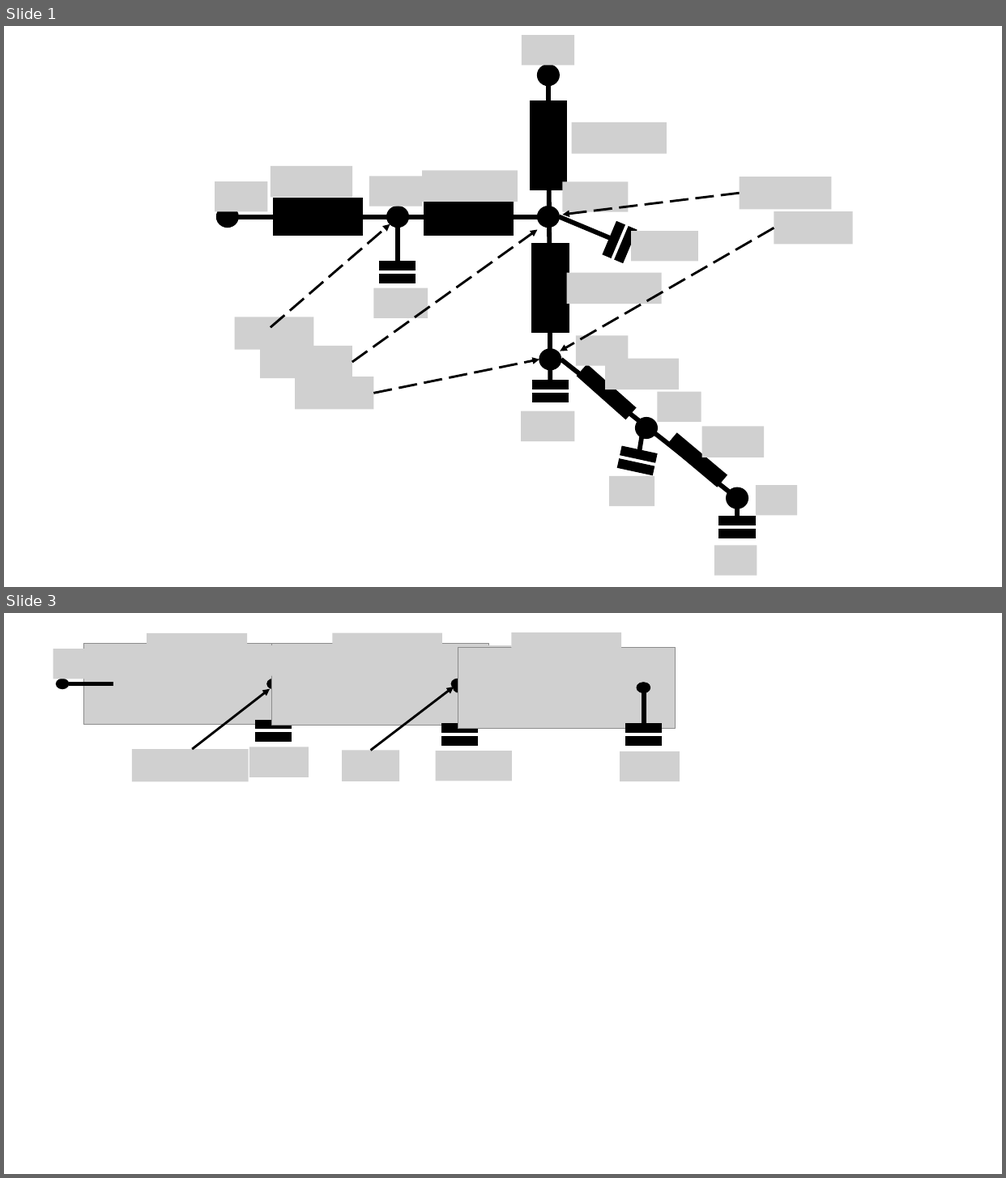
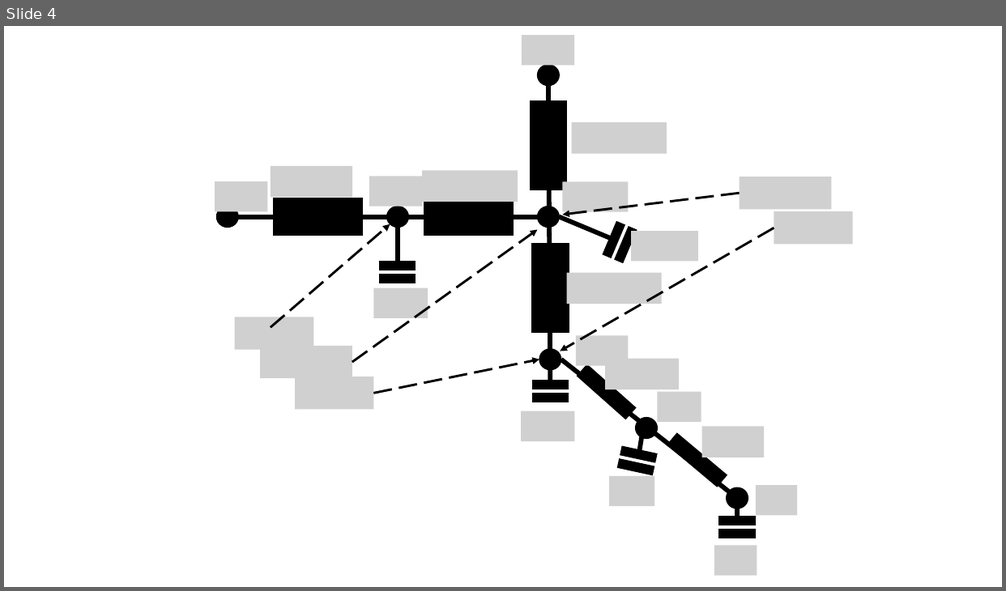
Before and after one commit to xixihaha1995/Hybrid_RC_GGMR, a slide deck: rc_network.pptx. Shown one above the other, each under a label of ours: slides 1 and 3 before the commit, slide 4 after it; the slides between them are not shown. The pictures are 1006x1178 and 1006x591 pixels, drawn with LibreOffice and Linux fonts; fonts in the diff are those of the drawing; grey boxes stand for pictures. Boxes give left, top, right and bottom in pixels: in the first picture for what was removed or moved away, otherwise in the second. Text is boxed around its words. In the diff, an @@ line names an element or a change of style, - is before the commit and + after.

```diff
--- a/rc_network.pptx
+++ b/rc_network.pptx
@@ slide 3 removed at (x1=4, y1=613, x2=1002, y2=1174), background #FFFFFF @@
@@ picture removed at (x1=147, y1=633, x2=247, y2=665) @@
@@ picture removed at (x1=333, y1=633, x2=442, y2=665) @@
@@ picture removed at (x1=512, y1=632, x2=621, y2=664) @@
@@ picture removed at (x1=53, y1=649, x2=119, y2=679) @@
@@ picture removed at (x1=83, y1=643, x2=301, y2=725) @@
@@ picture removed at (x1=244, y1=646, x2=302, y2=676) @@
@@ picture removed at (x1=271, y1=643, x2=489, y2=725) @@
@@ picture removed at (x1=437, y1=646, x2=512, y2=676) @@
@@ picture removed at (x1=458, y1=647, x2=675, y2=728) @@
@@ picture removed at (x1=616, y1=653, x2=674, y2=683) @@
@@ ellipse removed at (x1=57, y1=679, x2=68, y2=688) @@
@@ line removed from (68, 684) to (113, 684) @@
@@ ellipse removed at (x1=267, y1=679, x2=279, y2=688) @@
@@ ellipse removed at (x1=452, y1=679, x2=463, y2=688) @@
@@ ellipse removed at (x1=454, y1=683, x2=465, y2=692) @@
@@ ellipse removed at (x1=637, y1=683, x2=649, y2=692) @@
@@ ellipse removed at (x1=637, y1=683, x2=650, y2=692) @@
@@ ellipse removed at (x1=638, y1=683, x2=650, y2=692) @@
@@ arrow removed from (192, 749) to (270, 688) @@
@@ arrow removed from (371, 750) to (454, 687) @@
@@ line removed from (644, 724) to (644, 690) @@
@@ math equal removed at (x1=249, y1=713, x2=298, y2=749) @@
@@ math equal removed at (x1=435, y1=717, x2=484, y2=753) @@
@@ math equal removed at (x1=620, y1=717, x2=669, y2=753) @@
@@ picture removed at (x1=132, y1=749, x2=249, y2=782) @@
@@ picture removed at (x1=249, y1=747, x2=309, y2=777) @@
@@ picture removed at (x1=342, y1=750, x2=399, y2=781) @@
@@ picture removed at (x1=435, y1=751, x2=512, y2=781) @@
@@ picture removed at (x1=620, y1=752, x2=680, y2=781) @@
@@ what was slide 1 is now slide 4 @@
```
Also in this commit, not shown: 1 slide changed, 2 slides added, 18 other files.
